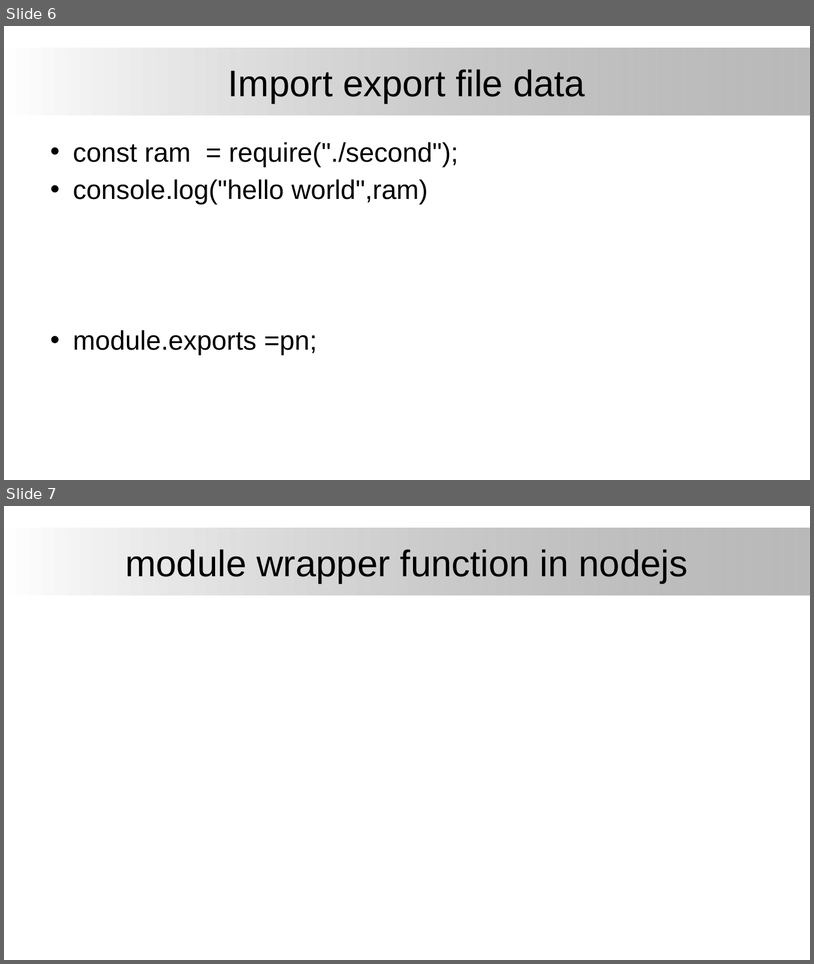
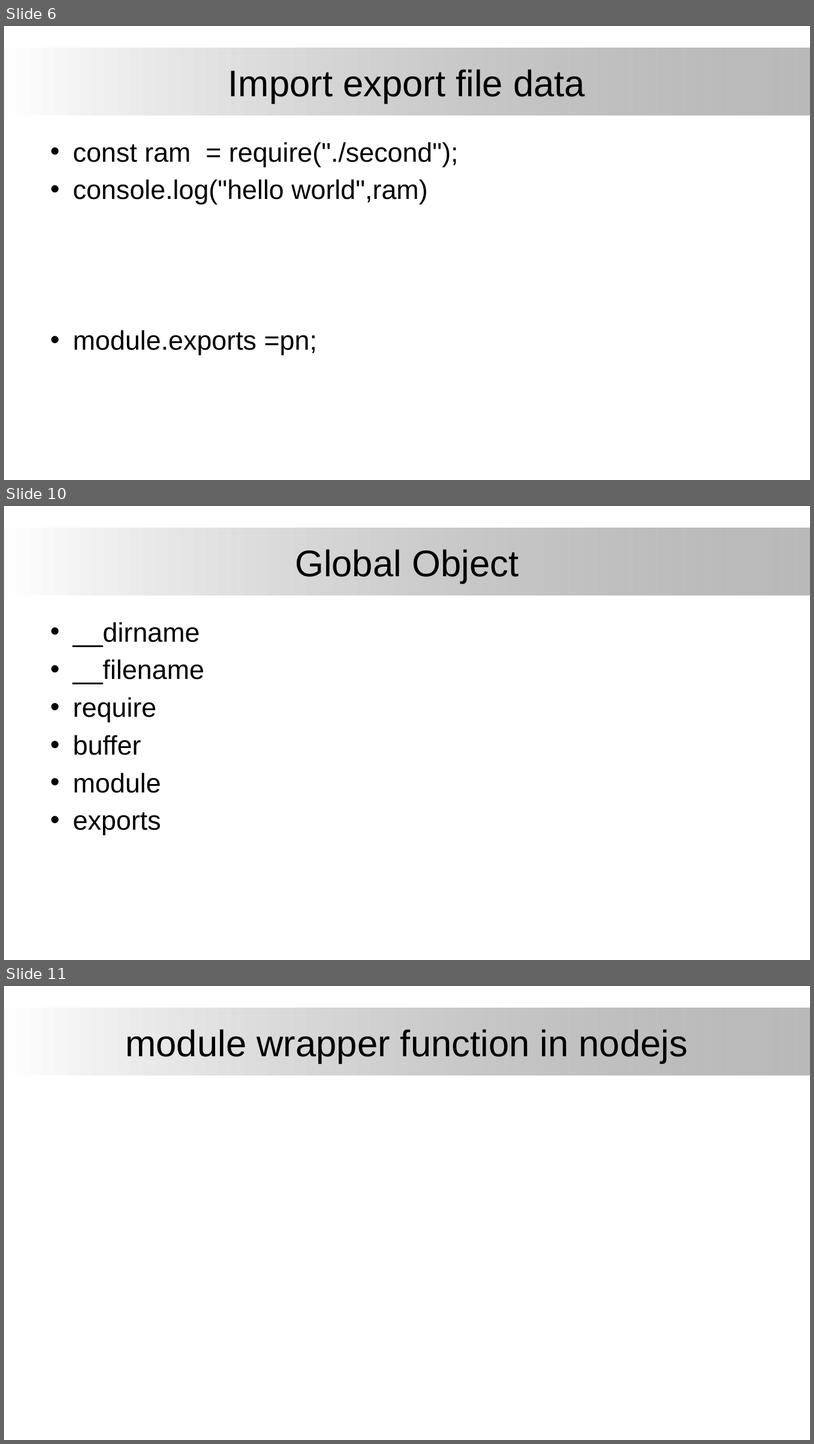
Before and after one commit to firstmentor/nodejs, a slide deck: Node Js.pptx. Shown one above the other, each under a label of ours: slides 6 and 7 before the commit, slides 6, 10 and 11 after it; the slides between them are not shown. The pictures are 814x964 and 814x1444 pixels, drawn with LibreOffice and Linux fonts; fonts in the diff are those of the drawing; background and template pictures are left out. Boxes give left, top, right and bottom in pixels: in the first picture for what was removed or moved away, otherwise in the second. Text is boxed around its words. In the diff, an @@ line names an element or a change of style, - is before the commit and + after.

```diff
--- a/Node Js.pptx
+++ b/Node Js.pptx
@@ slide 10 added at (4, 506, 810, 960), background #FFFFFF; not listed: 1 template element that a slide beside it also shows @@
@@ title added at (295, 549, 519, 583), 44 pt, text #000000 @@
+Global Object
@@ text added at (73, 622, 204, 835), 32 pt, text #000000 @@
+• __dirname
+• __filename
+• require
+• buffer
+• module
+• exports
@@ what was slide 7 is now slide 11 @@
```
Also in this commit, not shown: 12 other slides added, 11 other files.
